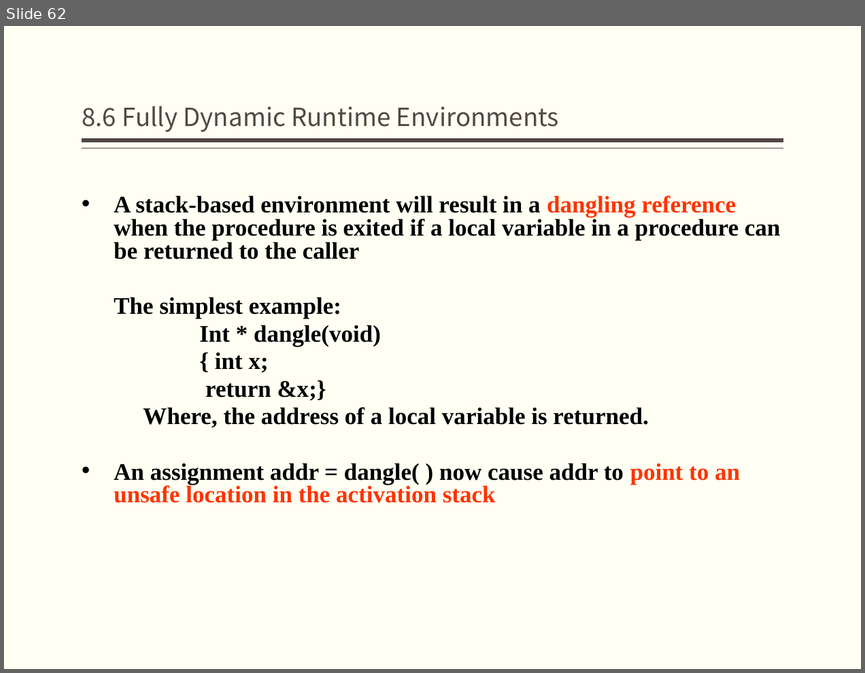
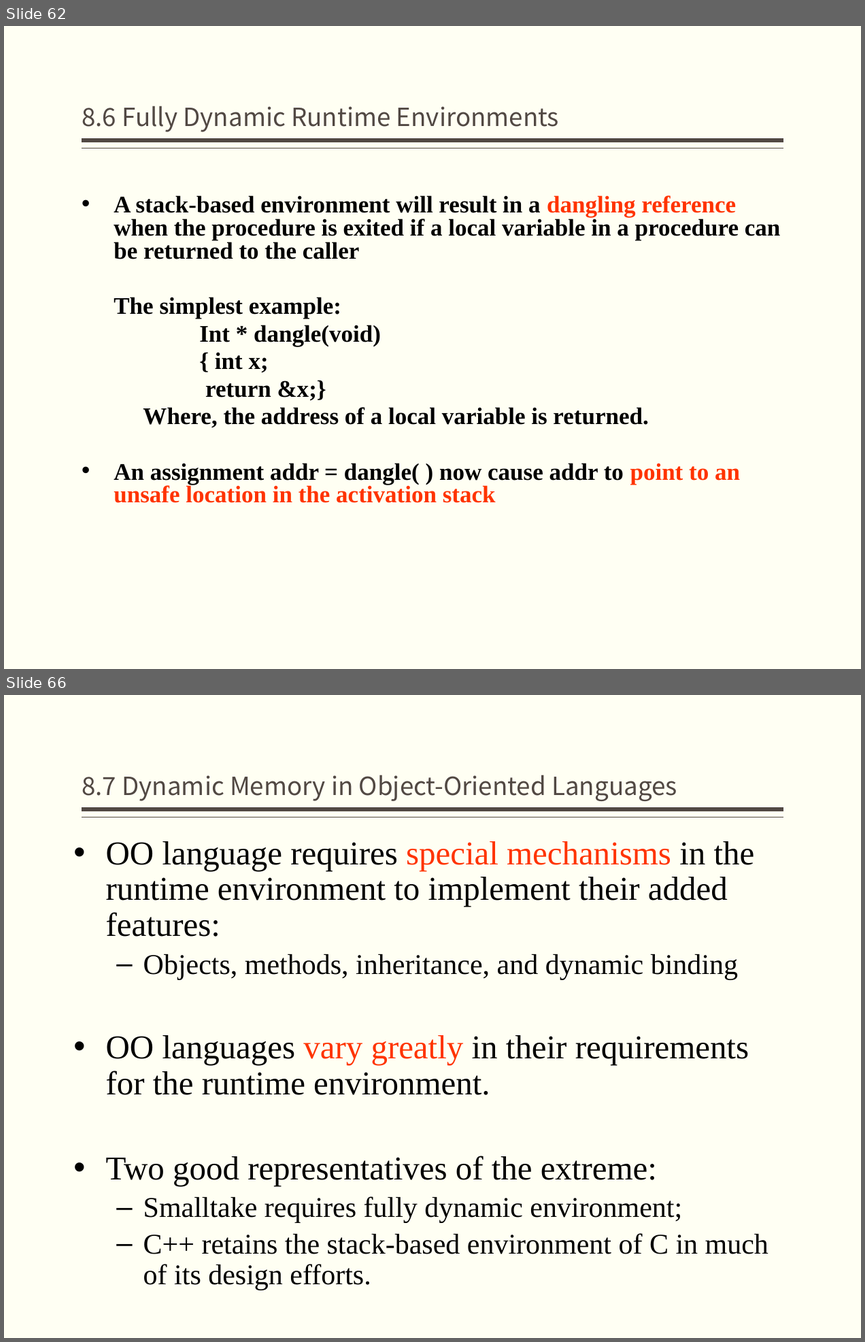
Before and after one commit to jz81/jz81.github.io, a slide deck: course/compiler/lecture/(Spring2020)Lecture8.pptx. Shown one above the other, each under a label of ours: slide 62 before the commit, slides 62 and 66 after it; the slides between them are not shown. The pictures are 865x673 and 865x1342 pixels, drawn with LibreOffice and Linux fonts; fonts in the diff are those of the drawing. Boxes give left, top, right and bottom in pixels: in the first picture for what was removed or moved away, otherwise in the second. Text is boxed around its words. In the diff, an @@ line names an element or a change of style, - is before the commit and + after.

```diff
--- a/course/compiler/lecture/(Spring2020)Lecture8.pptx
+++ b/course/compiler/lecture/(Spring2020)Lecture8.pptx
@@ slide 66 added at (4,695,861,1338), background #FFFFF3; not listed: 2 template elements that a slide beside it also shows @@
@@ title added at (82,775,677,801), 21 pt, text #514843 @@
+8.7 Dynamic Memory in Object-Oriented Languages
@@ text added at (106,841,768,1290), 28 pt, text #000000 @@
+• OO language requires special mechanisms in the runtime environment to implement their added features:
+  – Objects, methods, inheritance, and dynamic binding
+• OO languages vary greatly in their requirements for the runtime environment.
+• Two good representatives of the extreme:
+  – Smalltake requires fully dynamic environment;
+  – C++ retains the stack-based environment of C in much of its design efforts.
```
Also in this commit, not shown: 4 slides changed, 18 other slides added.
